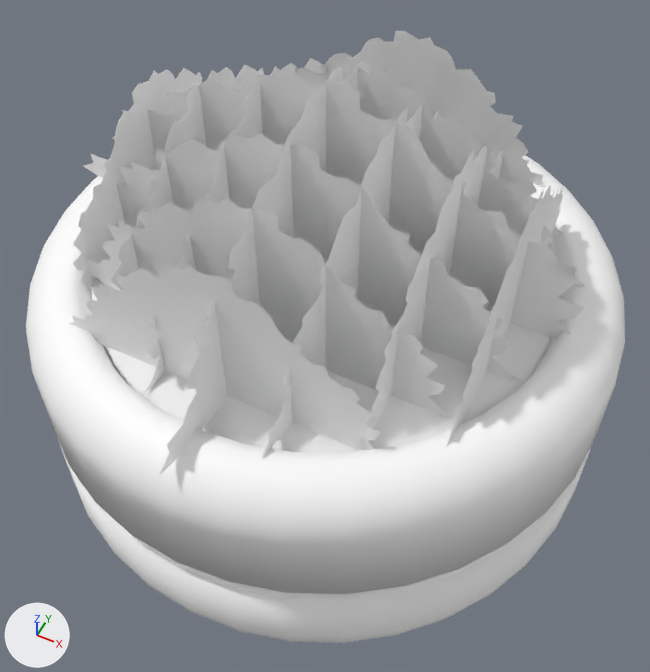
Two versions of the glTF model FE/public/models/env/planter.glb, one commit apart.
Both versions are drawn from a 50 mm camera at (1.208, -1.199, 1.865) aimed at (0.641, -0.064, 0.446). Lighting does not change. The marker at lower left points along +X, +Y and +Z. The first picture is the older version. Where no turn or scale is listed for an object, it has been applied to the vertices.

The first picture shows 'Concret011', 'Leaves 011', 'Metal  011'.
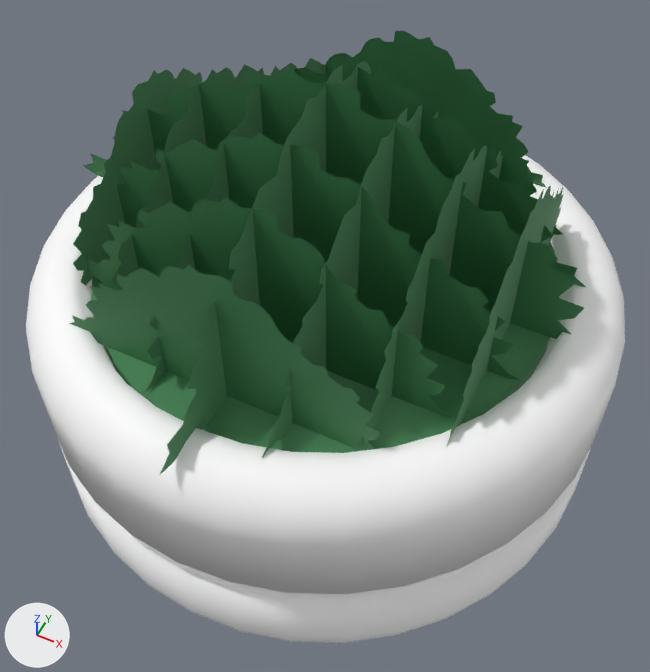
Boxes [x1, y1, x2, y2] around the edits, measured in the pictures (650 x 672 px):
'Leaves 011', recoloured (white to green): [69, 31, 586, 474] in both

Edits to the bpy script that builds the scene:
```text
Change mat_leaves:
    mat_leaves.base_color: (1.0, 1.0, 1.0) -> (0.05, 0.22, 0.08)  # white #ffffff -> green #3f8150
```
